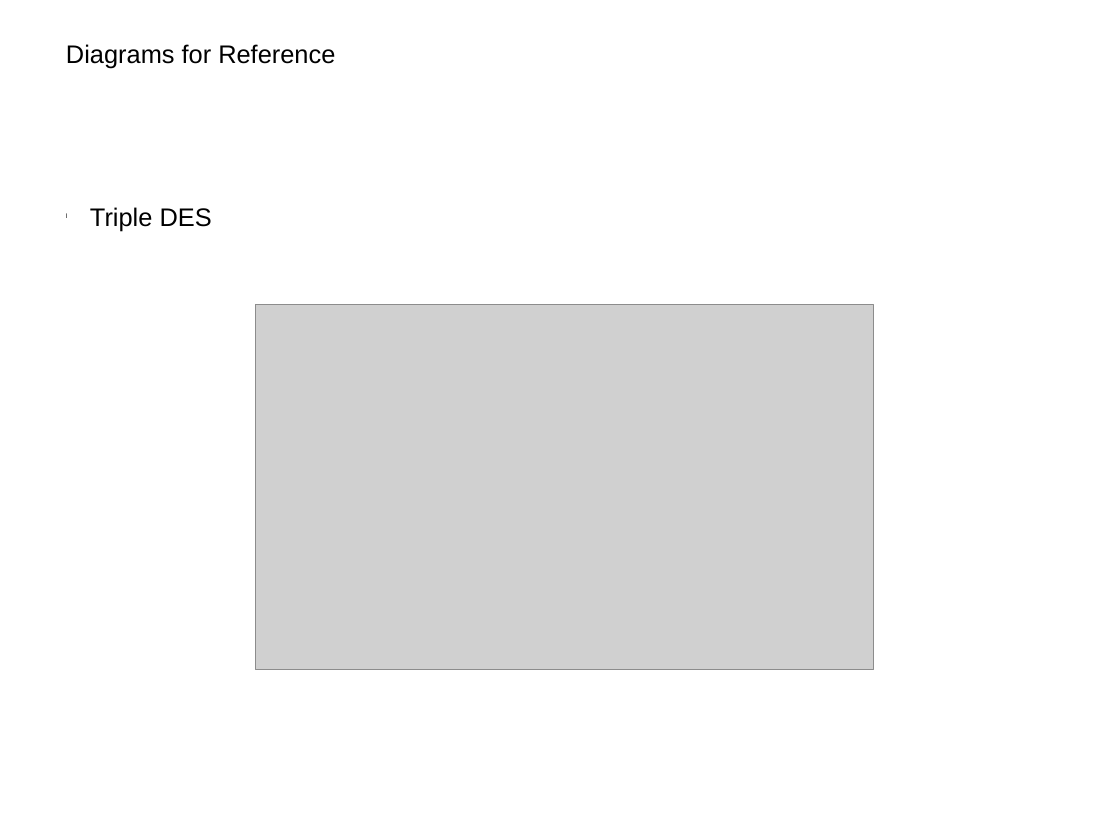
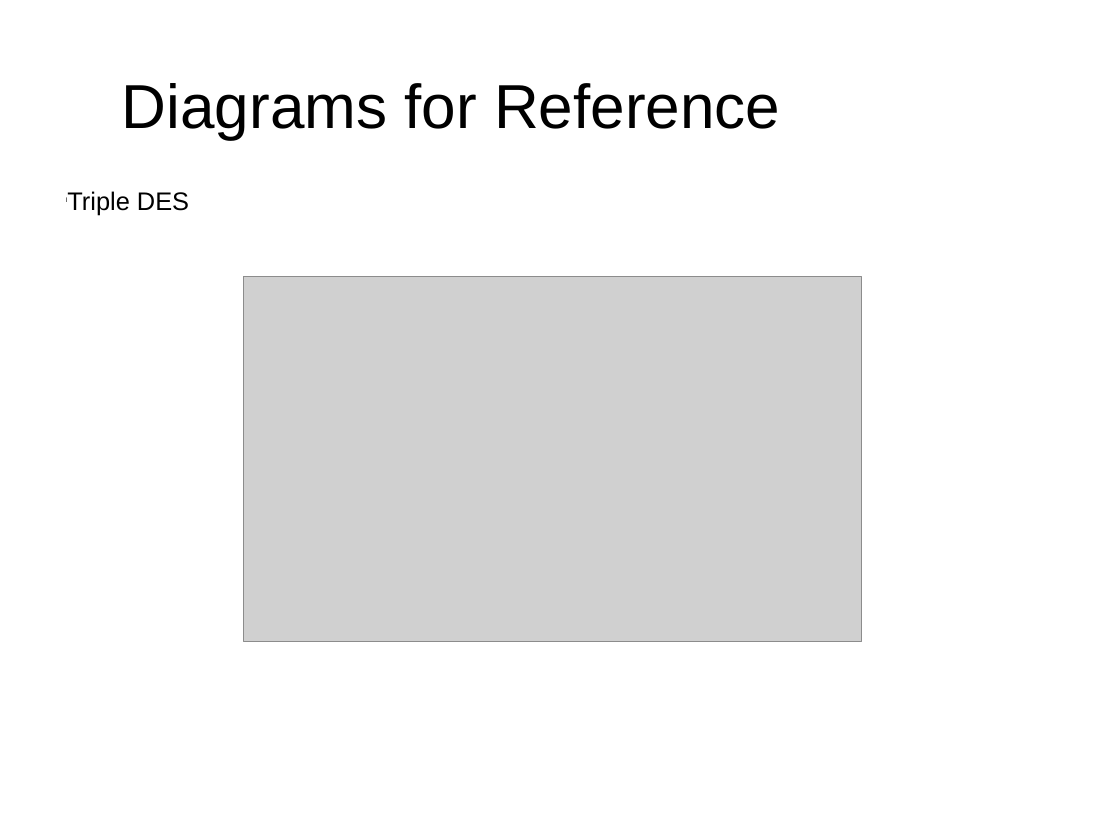
Before and after one commit to xzha/ECCDH3DES, a slide deck: slide 35 of docs/Final Presentation.pptx (slide 24 before the commit). Drawn at 1120x840 pixels with LibreOffice and Linux fonts; fonts in the diff are those of the drawing; grey boxes stand for pictures; background and template pictures are left out. Boxes give left, top, right and bottom in pixels: in the first picture for what was removed or moved away, otherwise in the second. Text is boxed around its words. In the diff, an @@ line names an element or a change of style, - is before the commit and + after.

```diff
--- a/docs/Final Presentation.pptx
+++ b/docs/Final Presentation.pptx
@@ text "Diagrams for Reference": place and size @@
-text "Diagrams for Reference" at (66, 44, 335, 69)
+text "Diagrams for Reference" at (122, 83, 780, 139)
@@ text "Diagrams for Reference" at (122, 83, 780, 139): size 18 to 44 pt @@
@@ text "Triple DES": place and size @@
-text "Triple DES" at (90, 207, 212, 232)
+text "Triple DES" at (67, 191, 189, 216)
@@ picture: place and size @@
-picture at (256, 305, 874, 670)
+picture at (244, 276, 862, 641)
```
Also in this commit, not shown: 24 other slides changed, 17 slides added, 6 slides removed, 1 other file.
